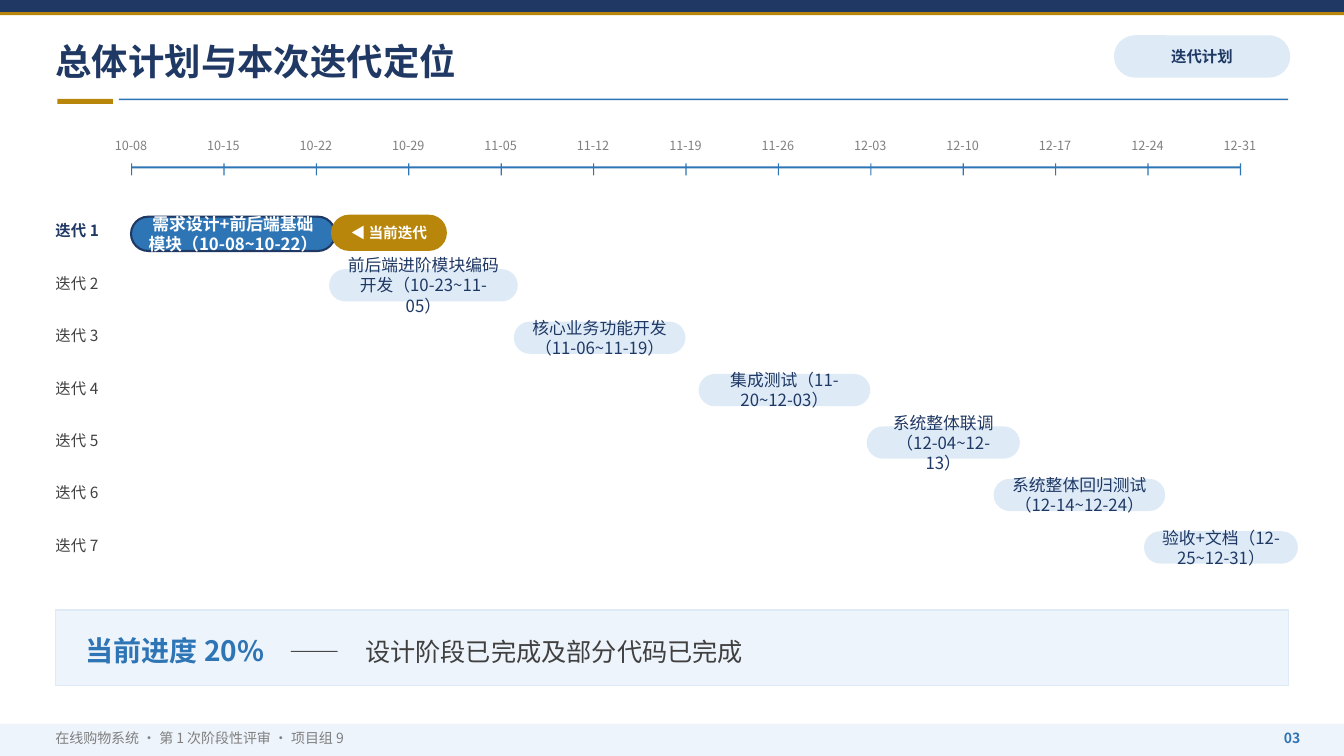
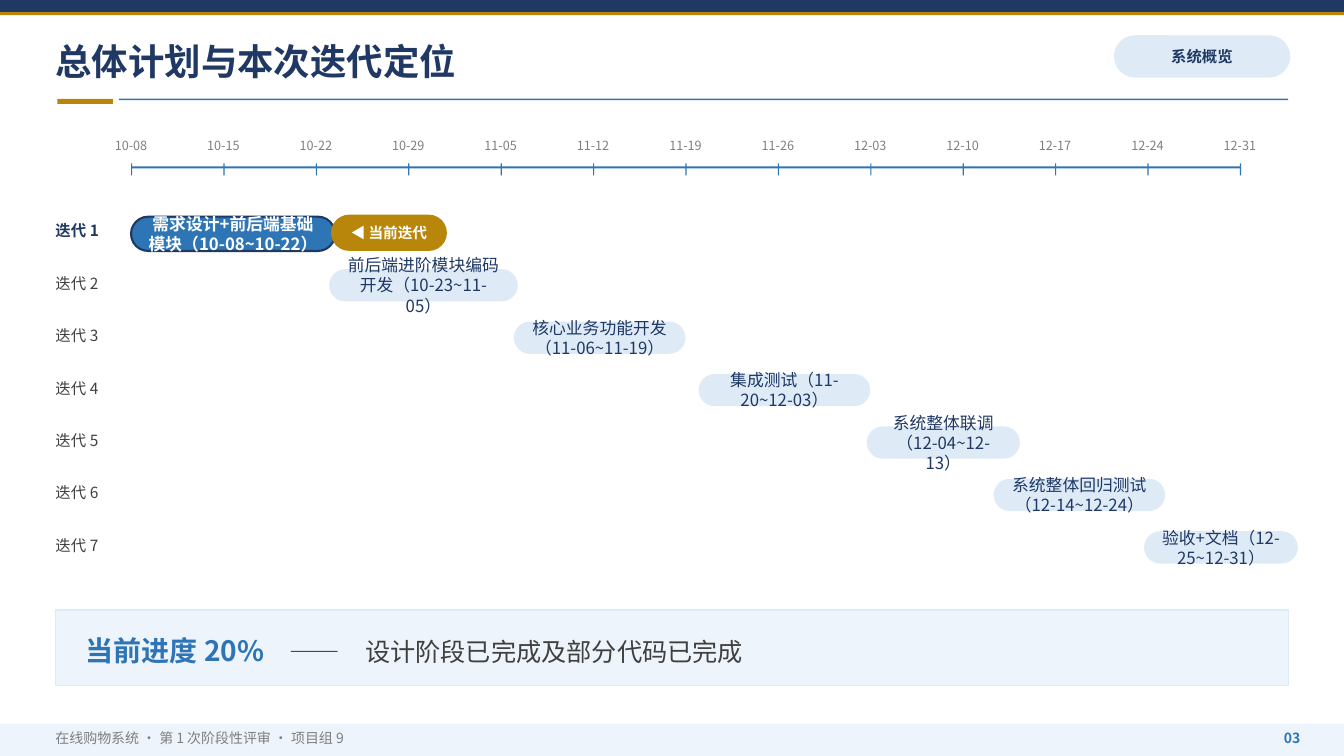
Before and after one commit to tyq-arch/single-merchant-shop-9, a slide deck: slide 6 of docs/第1次阶段性评审_第九组.pptx (slide 7 before the commit). Drawn at 1344x756 pixels with LibreOffice and Linux fonts; fonts in the diff are those of the drawing. Boxes give left, top, right and bottom in pixels: in the first picture for what was removed or moved away, otherwise in the second. Text is boxed around its words. In the diff, an @@ line names an element or a change of style, - is before the commit and + after.

```diff
--- a/docs/第1次阶段性评审_第九组.pptx
+++ b/docs/第1次阶段性评审_第九组.pptx
@@ text in rounded rectangle at (1171,49,1233,64): text changed @@
-迭代计划
+系统概览
```
Also in this commit, not shown: 15 other slides changed, 2 slides added.
